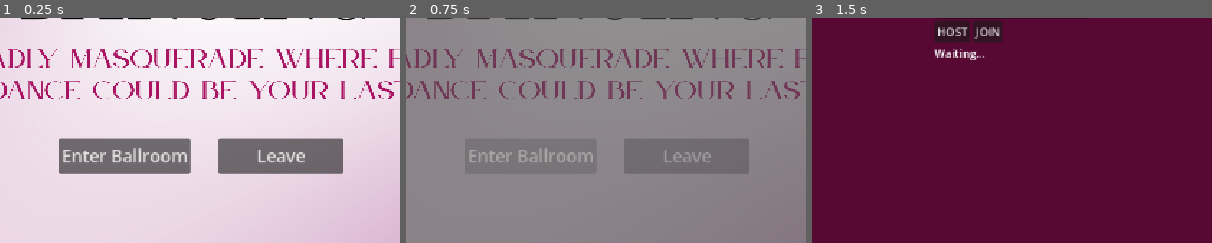
Above: before the commit, frames 1-3 (left to right).
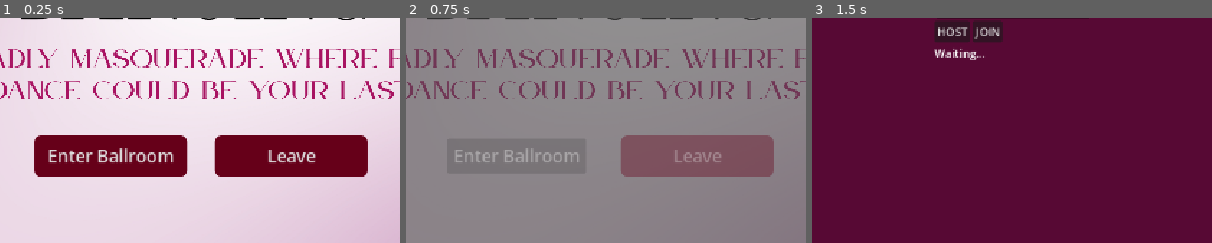
Above: after the commit, the same moments.

Repository: Tijana0/Last-One-Dancing
Game: Godot game, scene res://scenes/main_menu.tscn
The game is run twice, just before and just after one commit, with the same random seed, the same clock (stepped at 60 frames per second) and the same inputs. The engine's default icon, where the game draws it, is replaced by a stand-in: a white triangle on a blue panel in a dark square.
Inputs (mouse positions are % of the whole screen's width and height, from its top left):
- Up to frame 1 (0.25 s): no input
- Up to frame 2 (0.75 s): click "Enter Ballroom" at 0.5 s
- Up to frame 3 (1.5 s): click (50, 42) at 1.27 s; type "Alex" at 1.35 s
The pictures show only the part of the screen within x 25-75%, y 50-100%; the shares and areas given below are measured in that part.

The runs differ from the first frame. In frame 1, 14% of the frame differs, in the area x 8-92%, y 52-71%; in frame 2, 7.7%; in frame 3, nothing differs.

Commit message:
feat: style menu buttons with maroon color

Diff:
--- a/scenes/main_menu.tscn
+++ b/scenes/main_menu.tscn
@@ -2,6 +2,17 @@
 
 [ext_resource type="Script" uid="uid://bbqj0wjcabkf7" path="res://scripts/main_menu_ui.gd" id="1_l6cm7"]
 [ext_resource type="Texture2D" path="res://assets/start.png" id="2_start"]
+
+[sub_resource type="StyleBoxFlat" id="StyleBoxFlat_maroon"]
+bg_color = Color(0.4, 0, 0.1, 1)
+corner_radius_top_left = 10
+corner_radius_top_right = 10
+corner_radius_bottom_right = 10
+corner_radius_bottom_left = 10
+expand_margin_left = 10.0
+expand_margin_top = 5.0
+expand_margin_right = 10.0
+expand_margin_bottom = 5.0
 
 [node name="MainMenu" type="Control" unique_id=984325076]
 layout_mode = 3
@@ -29,23 +40,25 @@
 anchor_top = 1.0
 anchor_right = 0.5
 anchor_bottom = 1.0
-offset_left = -200.0
+offset_left = -250.0
 offset_top = -150.0
-offset_right = 200.0
+offset_right = 250.0
 offset_bottom = -100.0
 grow_horizontal = 2
 grow_vertical = 0
-theme_override_constants/separation = 40
+theme_override_constants/separation = 60
 alignment = 1
 
 [node name="PlayButton" type="Button" parent="HBoxContainer" unique_id=990685667]
-custom_minimum_size = Vector2(180, 50)
+custom_minimum_size = Vector2(200, 50)
 layout_mode = 2
 theme_override_font_sizes/font_size = 25
+theme_override_styles/normal = SubResource("StyleBoxFlat_maroon")
 text = "Enter Ballroom"
 
 [node name="QuitButton" type="Button" parent="HBoxContainer" unique_id=1170808431]
-custom_minimum_size = Vector2(180, 50)
+custom_minimum_size = Vector2(200, 50)
 layout_mode = 2
 theme_override_font_sizes/font_size = 25
+theme_override_styles/normal = SubResource("StyleBoxFlat_maroon")
 text = "Leave"
